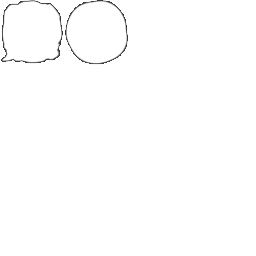
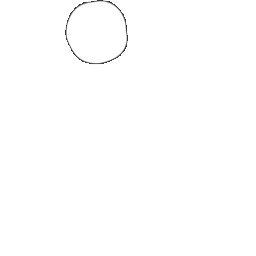
Before/after of a 256x256 layered artwork. What changed in the layer stack:
pixels changed over box(1, 0, 63, 64) (layer not identified)